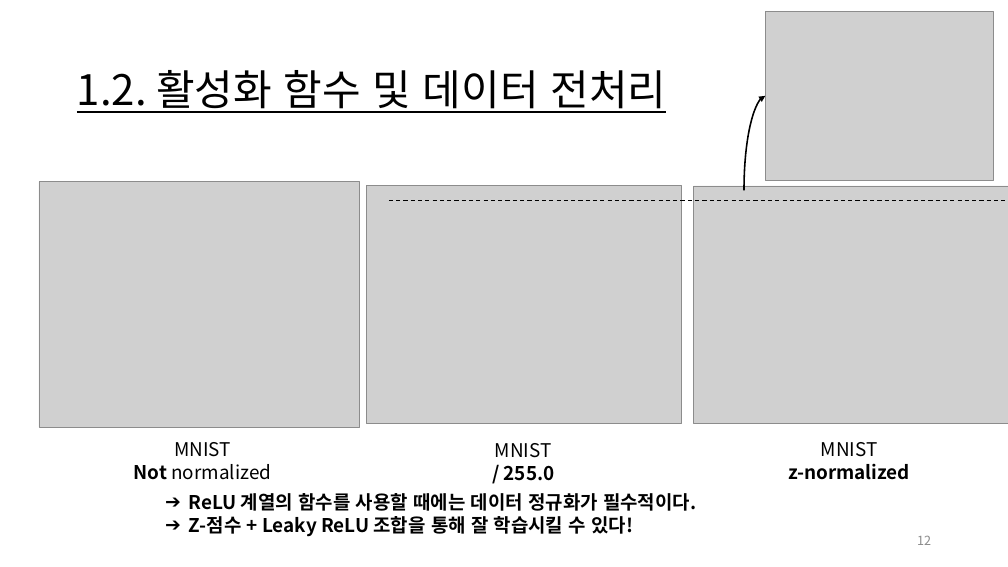
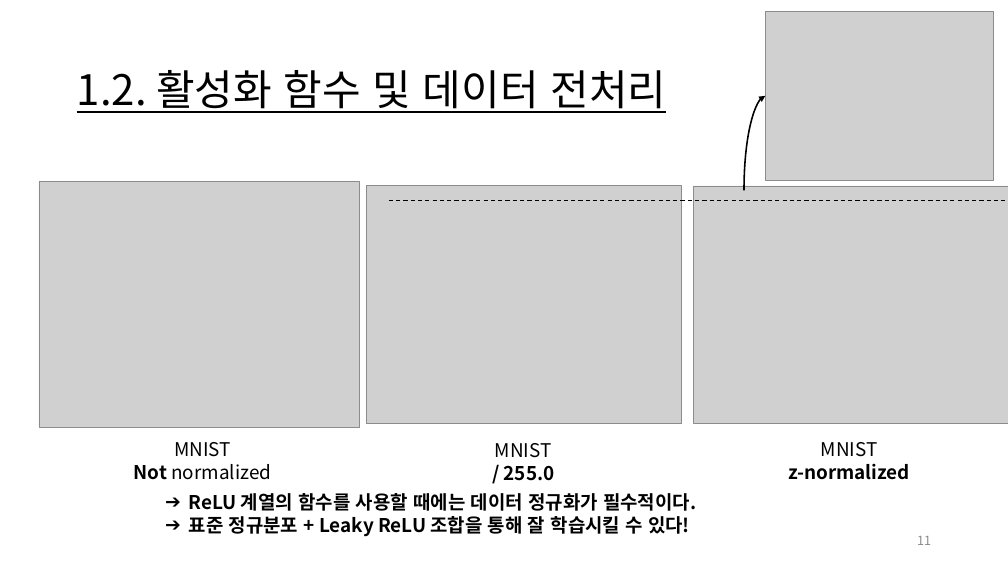
Before and after one commit to Jongbin-kr/DL_from_scratch, a slide deck: slide 11 of 밑바닥부터 딥러닝I.pptx (slide 12 before the commit). Drawn at 1008x567 pixels with LibreOffice and Linux fonts; fonts in the diff are those of the drawing; grey boxes stand for pictures. Boxes give left, top, right and bottom in pixels: in the first picture for what was removed or moved away, otherwise in the second. Text is boxed around its words. In the diff, an @@ line names an element or a change of style, - is before the commit and + after.

```diff
--- a/밑바닥부터 딥러닝I.pptx
+++ b/밑바닥부터 딥러닝I.pptx
@@ text at <box>189,516,690,537</box>: text changed @@
-➔ Z-점수 + Leaky ReLU 조합을 통해 잘 학습시킬 수 있다!
+➔ 표준 정규분포 + Leaky ReLU 조합을 통해 잘 학습시킬 수 있다!
@@ page number at <box>917,536,931,545</box>: text changed @@
-12
+11
```
Also in this commit, not shown: 14 other slides changed, 15 slides added, 2 slides removed, 6 other files.
